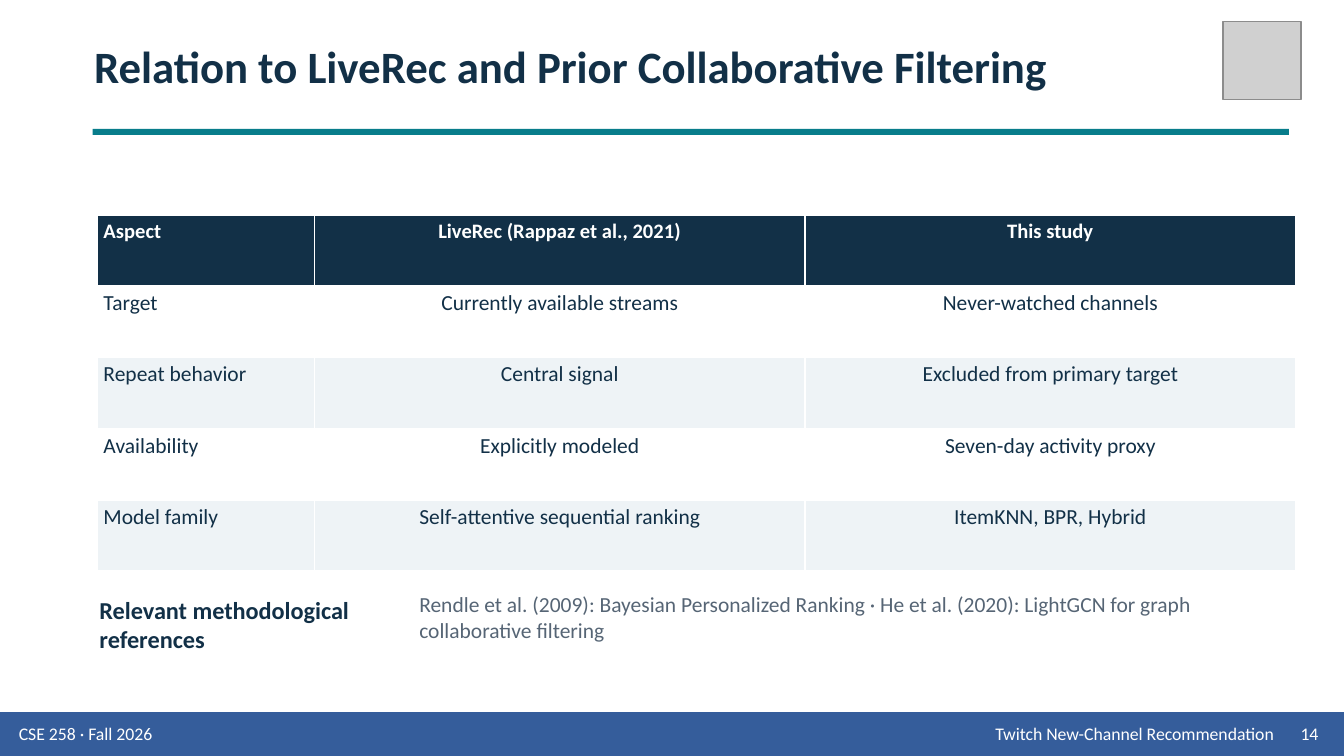
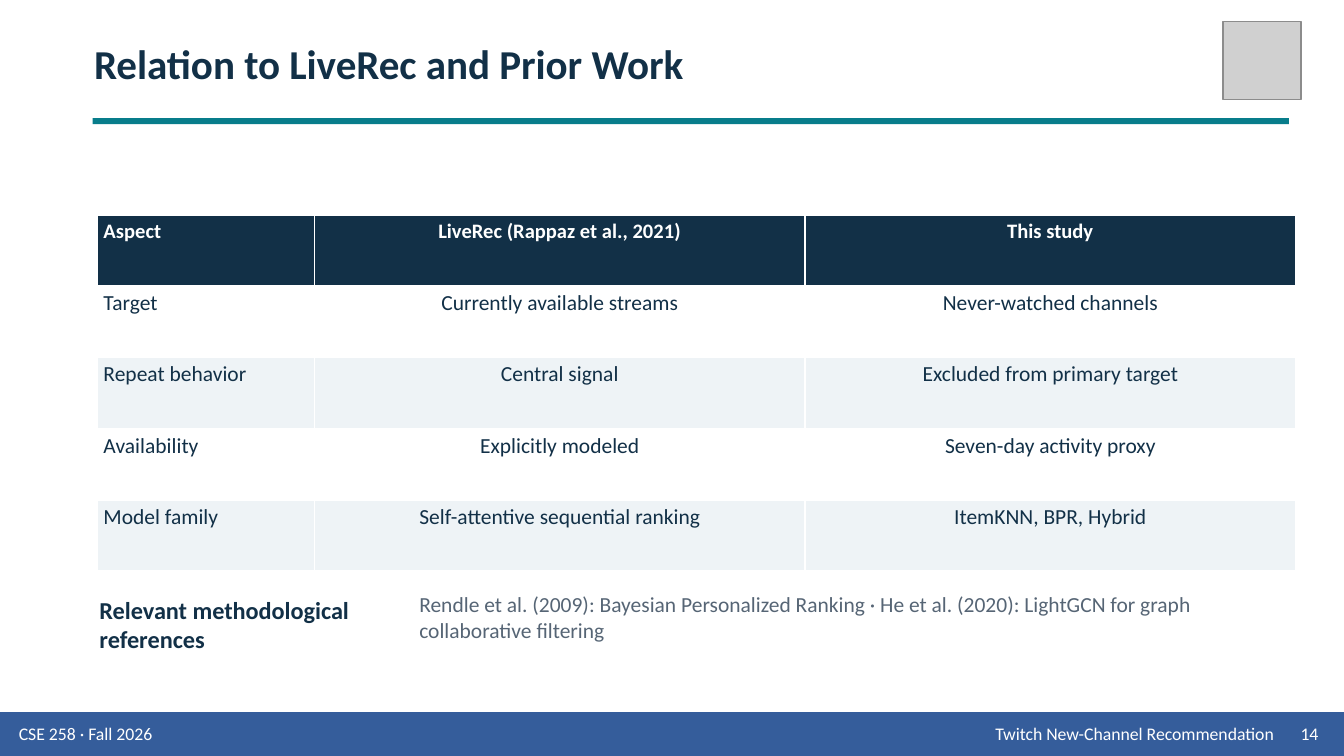
Before and after one commit to Wen-Chieh-Lo/You-know-who-did-God-did-, a slide deck: slide 14 of presentation/Group_9_Presentation_Twitch.pptx. Drawn at 1344x756 pixels with LibreOffice and Linux fonts; fonts in the diff are those of the drawing; grey boxes stand for pictures. Boxes give left, top, right and bottom in pixels: in the first picture for what was removed or moved away, otherwise in the second. Text is boxed around its words. In the diff, an @@ line names an element or a change of style, - is before the commit and + after.

```diff
--- a/presentation/Group_9_Presentation_Twitch.pptx
+++ b/presentation/Group_9_Presentation_Twitch.pptx
@@ text "Relation to LiveRec and Prior ..." at (94,50,684,80): vertical alignment top to middle @@
@@ text at (94,50,684,80): text changed; size 24 to 22 pt @@
-Relation to LiveRec and Prior Collaborative Filtering
+Relation to LiveRec and Prior Work
@@ rectangle: place and size @@
-rectangle at (93,129,1289,134)
+rectangle at (93,118,1289,124)
```
Also in this commit, not shown: 13 other slides changed, 1 slide added, 1 slide removed, 2 other files.
